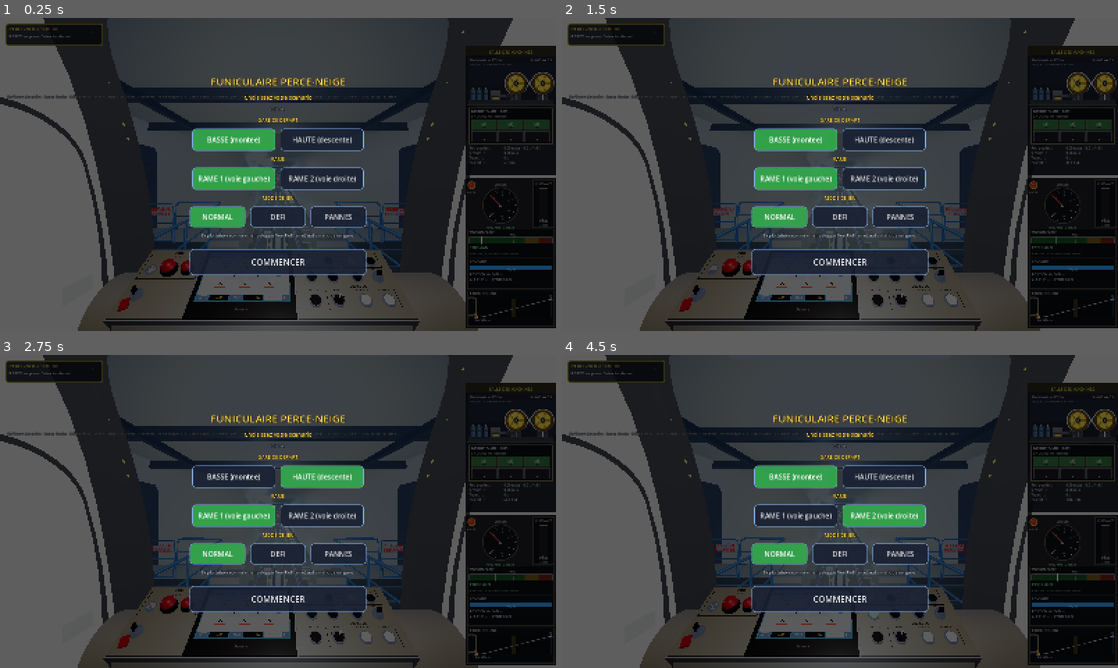
Above: before the commit, frames 1-4 (two rows, left to right).
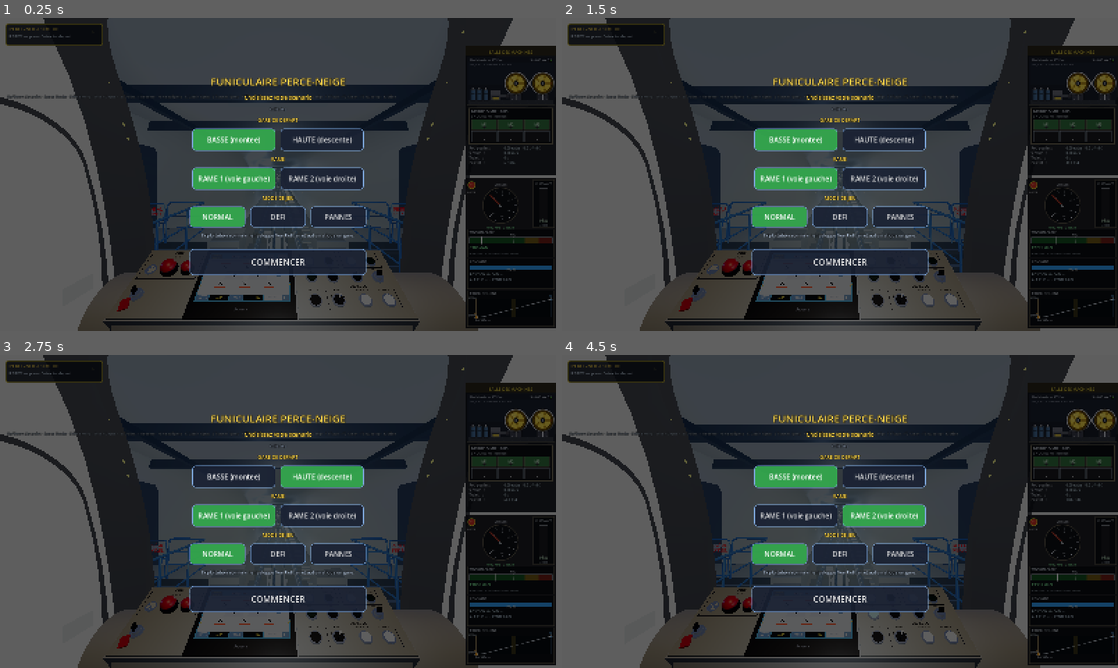
Above: after the commit, the same moments.

Repository: ARP273-ROSE/perce-neige-sim
Game: Godot game, scene res://scenes/main.tscn
Same seed, same stepped clock (60 frames per second), same inputs: the game is played once before the commit and once after it. Sound files missing from this copy of the repository are replaced by a short silence.
Inputs (mouse positions are in pixels of both pictures, inside the frame that each line leads up to):
- Up to frame 1 (0.25 s): no input
- Up to frame 2 (1.5 s): click "NORMAL" at 0.5 s; click "NORMAL" at 1.25 s
- Up to frame 3 (2.75 s): click "BASSE (montee)" at 2 s
- Up to frame 4 (4.5 s): click "HAUTE (descente)" at 2.75 s; click "RAME 1 (voie gauche)" at 3.5 s; tap Enter (ready_depart) at 4.25 s; move the mouse to (962, 495) at 4.27 s; hold Right from 4.28 s (still down); hold Shift (emergency) from 4.28 s (still down); click (962, 495) at 4.42 s

The runs differ from the first frame. In frame 1, 1.4% of the frame differs, in the area x 23-77%, y 21-82%; in frame 2, 1.5%; in frame 3, 1.5%; in frame 4, 1.5%, in the area x 24-76%, y 22-82%.

Commit message:
v1.19.17 : garde-corps hors du gabarit de la rame, bouche du tunnel de la gare haute remontée, plafond de la gare haute remonté et assombri comme sur les photos

Diff:
--- a/godot_project/scripts/gare_amont.gd
+++ b/godot_project/scripts/gare_amont.gd
@@ -91,7 +91,7 @@
 	# toit au bout aval : au moins 0,5 m au-dessus du plafond de la salle
 	# des quais du jeu
 	var s_aval: float = PNConstants.LENGTH + MachineRoomBuilder.HALL_DEPTH + 0.30 - _long
-	var top_quai: float = tunnel.transform_at(s_aval).origin.y + tunnel.station_room_half_height
+	var top_quai: float = tunnel.transform_at(s_aval).origin.y + tunnel.station_room_half_height_haut
 	_y_quai_toit = maxf(top_quai - _o.y + 0.5, 0.0)
 	_materiaux()
 	_calcul_porte_genepy()
@@ -514,7 +514,7 @@
 	var cx0: float = b.position.x - 0.85
 	var cx1: float = b.end.x + 1.25
 	# caisson jusqu'au plafond de la salle (axe + 2,65 m)
-	var h_cais: float = tunnel.station_room_half_height - LINTEAU - 0.05
+	var h_cais: float = tunnel.station_room_half_height_haut - LINTEAU - 0.05
 	_boite("bleu_nuit_clair", (cx0 + cx1) * 0.5, dq + 0.30, b.end.y + h_cais * 0.5, cx1 - cx0, 0.60, h_cais)
 	for k in [-1.0, 1.0]:
 		var xx: float = b.position.x + 0.9 if k < 0.0 else b.end.x - 0.9
@@ -547,7 +547,10 @@
 ## miroirs est trop basse, le funi rentre dedans en haut ») : le sommet de
 ## la caisse est à l'axe + 1,77 m (axe du tube + 0,05, rayon 1,72) → linteau
 ## à l'axe + 1,95 m ; le caisson des miroirs garde le haut, jusqu'au plafond.
-const LINTEAU: float = 1.95
+## Remonté encore le 12/10/2026 (« ça passe au mm ») : garde mesurée de
+## 0,16 m au passage de la rame → linteau à l'axe + 2,25 m (≈ 0,46 m de
+## garde ; le caisson garde 0,35 m).
+const LINTEAU: float = 2.25
 
 
 func _bouche() -> Rect2:
--- a/godot_project/scripts/stations_builder.gd
+++ b/godot_project/scripts/stations_builder.gd
@@ -402,7 +402,11 @@
 	var st: SurfaceTool = SurfaceTool.new()
 	st.begin(Mesh.PRIMITIVE_TRIANGLES)
 	var y_quai: float = FLOOR_Y_LOCAL + platform_height
-	var x_voie: float = side * (platform_inner_x + 0.06)
+	# hors gabarit de la caisse (rayon 1,72 m) : depuis que le bord du quai
+	# est à 1,40 m (1.19.12), la barrière posée au bord entrait dans la rame
+	# (retour d'utilisateur, 12/10/2026 : « le funi rentre dedans ») — elle reste à
+	# 1,91 m de l'axe, comme avant
+	var x_voie: float = side * (maxf(platform_inner_x, BORD_FOSSE) + 0.06)
 	var x_mur: float = side * (platform_inner_x + platform_width - 0.05)
 	# en haut : la barrière continue à plat sur le palier jusqu'à s_fin
 	var palier: bool = s_fin > s_end
@@ -858,8 +862,10 @@
 
 func _build_room_dressing(s0: float, s1: float, _is_low: bool) -> void:
 	var navy: StandardMaterial3D = _mkmat(NAVY, 0.85, 0.0)
-	var ceil_m: StandardMaterial3D = _mkmat(CEIL_COL, 0.75, 0.0)
-	var beam: StandardMaterial3D = _mkmat(BEAM_COL, 0.45, 0.5)
+	# gare haute (photos 095433 à 095520) : sous-face sombre bleu nuit,
+	# charpente et poteaux en acier bleu, les néons en bandes claires
+	var ceil_m: StandardMaterial3D = _mkmat(CEIL_COL if _is_low else Color(0.09, 0.11, 0.17), 0.75, 0.0)
+	var beam: StandardMaterial3D = _mkmat(BEAM_COL if _is_low else Color(0.13, 0.24, 0.46), 0.45, 0.5)
 	# en vue extérieure, l'habillage devient translucide comme le tunnel
 	for m in [navy, ceil_m, beam]:
 		tunnel.extra_see_through.append(m)
@@ -870,9 +876,9 @@
 	blue_lamp.emission_energy_multiplier = 3.0
 	blue_lamp.shading_mode = BaseMaterial3D.SHADING_MODE_UNSHADED
 	var hw: float = tunnel.station_room_half_width
-	var hh: float = tunnel.station_room_half_height
 	var length: float = s1 - s0
 	var sc: float = (s0 + s1) * 0.5
+	var hh: float = tunnel.demi_hauteur_salle(sc)
 	var wall_h: float = hh - FLOOR_Y_LOCAL
 	var y_wall: float = FLOOR_Y_LOCAL + wall_h * 0.5
 	for sx in [-1.0, 1.0]:
@@ -894,7 +900,14 @@
 			_box(Vector3(0.14, PORTE_GENEPY_H, 0.10), beam, sp, sx * (hw - 0.02), y_seuil + PORTE_GENEPY_H * 0.5, "CadrePorte")
 		_box(Vector3(0.14, 0.12, pg.y - pg.x + 0.10), beam, (pg.x + pg.y) * 0.5, sx * (hw - 0.02),
 			y_linteau + 0.06, "CadrePorte")
-	_box(Vector3(hw * 2.0, 0.06, length), ceil_m, sc, 0.0, hh - 0.04, "PlafondGare")
+	# en tronçons de ~3 m qui suivent la voie : d'un seul tenant (36 m en
+	# haut), la dalle droite sortait au-dessus de la voûte du tunnel aux
+	# deux bouts (courbe verticale) et l'on voyait la voûte claire
+	var n_pl: int = maxi(1, int(ceil(length / 3.0)))
+	for ip in range(n_pl):
+		var sp0: float = s0 + length * float(ip) / n_pl
+		var sp1: float = s0 + length * float(ip + 1) / n_pl
+		_box(Vector3(hw * 2.0, 0.06, sp1 - sp0 + 0.05), ceil_m, (sp0 + sp1) * 0.5, 0.0, hh - 0.04, "PlafondGare")
 	# poutres en travers (IPN sombres) et deux pannes en long
 	var s: float = s0 + 1.4
 	while s < s1 - 0.5:
@@ -942,7 +955,7 @@
 	var spacing: float = 2.8
 	# Néons collés au plafond de la SALLE élargie (2,65 m), pas à l'ancienne
 	# hauteur de tube (1,85 m) où ils flotteraient en plein milieu.
-	var y_neon: float = tunnel.station_room_half_height - 0.25
+	var y_neon: float = tunnel.demi_hauteur_salle(s_start) - 0.25
 	var s: float = s_start
 	while s < s_end:
 		var xform: Transform3D = tunnel.transform_at(s)
--- a/godot_project/scripts/tunnel_builder.gd
+++ b/godot_project/scripts/tunnel_builder.gd
@@ -25,6 +25,13 @@
 # Murs calés sur des quais de 3 m : inner 1,85 + 3,00 + 5 cm de jeu.
 @export var station_room_half_width: float = 4.90
 @export var station_room_half_height: float = 2.65
+## Gare haute : plafond bien plus haut que la rame, poutres et caissons
+## sombres loin au-dessus (photos du quai 095433 à 095520 ; retour d'utilisateur,
+## 12/10/2026 : « remonte le plafond de la gare du haut pour que ça
+## ressemble aux photos ») — à l'axe + 3,80 m, soit ~4,9 m au-dessus du quai
+## et 2 m au-dessus de la rame (avant : 0,9 m). Plus haut, il traverse le
+## toit du bâtiment (LiDAR : dessus du toit à l'axe + 4,25 m côté tête).
+@export var station_room_half_height_haut: float = 3.80
 @export var station_low_end: float = 52.0        # fin de la salle Val Claret
 # Début de la salle Grande Motte : AU PIGNON AVAL du bâtiment de la gare
 # (GareAmont, 44,5 m sous le mur de tête), où le tunnel débouche dans un mur
@@ -885,7 +892,12 @@
 		return Vector2(horseshoe_half_width, horseshoe_half_height)
 	return Vector2(
 		lerpf(horseshoe_half_width, station_room_half_width, k),
-		lerpf(horseshoe_half_height, station_room_half_height, k))
+		lerpf(horseshoe_half_height, demi_hauteur_salle(s), k))
+
+
+## Demi-hauteur de la salle de gare à l'abscisse s (gare basse ou haute).
+func demi_hauteur_salle(s: float) -> float:
+	return station_room_half_height_haut if s > PNConstants.LENGTH * 0.5 else station_room_half_height
 
 
 func _horseshoe_blend_at(s: float) -> float:
--- /dev/null
+++ b/godot_project/shot_quai_haut.gd
@@ -0,0 +1,62 @@
+# Quai de la gare haute (12/10/2026) : la barrière bleue hors du gabarit de
+# la rame, et la bouche du tunnel au passage de la rame.
+#   xvfb-run godot --path godot_project --rendering-driver opengl3 \
+#     --resolution 1280x800 -s shot_quai_haut.gd -- --mode=normal préfixe
+extends SceneTree
+
+var _main: Node = null
+var _f: int = 0
+var _prefix: String = "/tmp/quai_haut"
+var _cam: Camera3D = null
+
+
+func _initialize() -> void:
+	for a in OS.get_cmdline_user_args():
+		if not a.begins_with("--"):
+			_prefix = a
+	_main = load("res://scenes/main.tscn").instantiate()
+	get_root().add_child(_main)
+	process_frame.connect(_tick)
+
+
+func _tick() -> void:
+	_f += 1
+	var ph: TrainPhysics = _main.get("physics")
+	if ph == null or _f < 20:
+		return
+	var tun: TunnelBuilder = _main.tunnel
+	var hud = _main.get("hud")
+	if hud != null:
+		hud.visible = false
+	if _f < 60:
+		var s: float = PNConstants.STOP_S
+		ph.s = s
+		ph.s_prev_step = s
+		ph.s_render = s
+		ph.v = 0.0
+	if _cam == null:
+		_cam = Camera3D.new()
+		_cam.fov = 70.0
+		get_root().add_child(_cam)
+	match _f:
+		30:
+			# sur le quai gauche, en haut, regard vers l'aval le long de la rame
+			var xa: Transform3D = tun.transform_at(PNConstants.STOP_S + PNConstants.TRAIN_HALF + 2.0)
+			_cam.global_position = xa.origin + xa.basis.x * -2.6 + xa.basis.y * 0.4
+			var xb: Transform3D = tun.transform_at(PNConstants.STOP_S - 4.0)
+			_cam.look_at(xb.origin + xb.basis.x * -1.2 + xb.basis.y * -0.6, Vector3.UP)
+			_cam.make_current()
+		36:
+			get_root().get_texture().get_image().save_png(_prefix + "_quai.png")
+			print("capture quai")
+		42:
+			# comme la photo 095520 : du haut du quai droit, vers l'aval
+			var xc: Transform3D = tun.transform_at(PNConstants.STOP_S + PNConstants.TRAIN_HALF - 1.0)
+			_cam.global_position = xc.origin + xc.basis.x * 3.0 + xc.basis.y * 0.6
+			var xd: Transform3D = tun.transform_at(PNConstants.STOP_S - 25.0)
+			_cam.look_at(xd.origin + xd.basis.x * 1.5 + xd.basis.y * 0.3, Vector3.UP)
+			_cam.make_current()
+		48:
+			get_root().get_texture().get_image().save_png(_prefix + "_aval.png")
+			print("capture aval")
+			quit(0)
Not shown, added: godot_project/shot_quai_haut.gd.uid
Not shown, changed: CHANGELOG.md
Not shown, changed: VERSION
